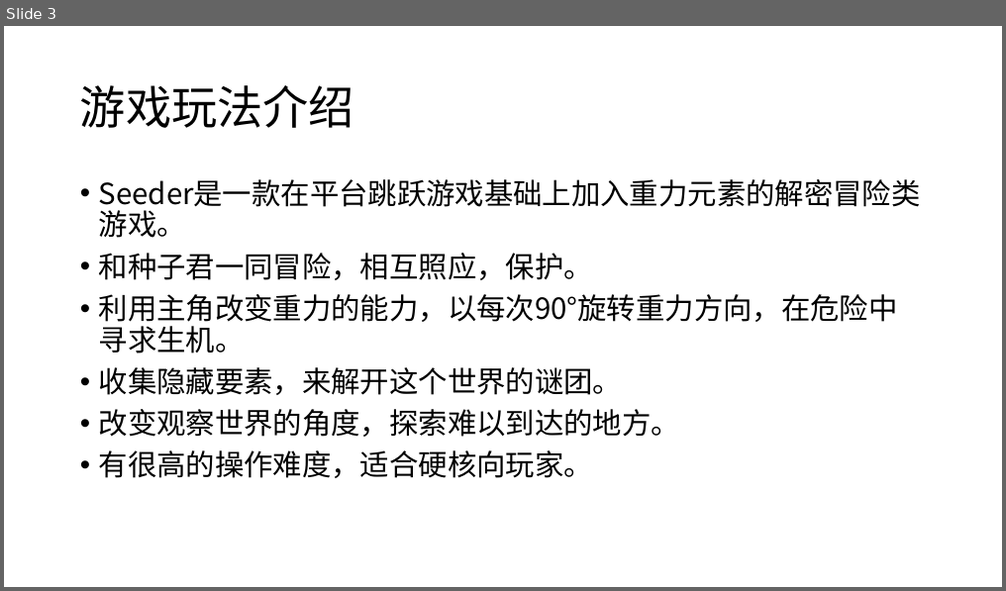
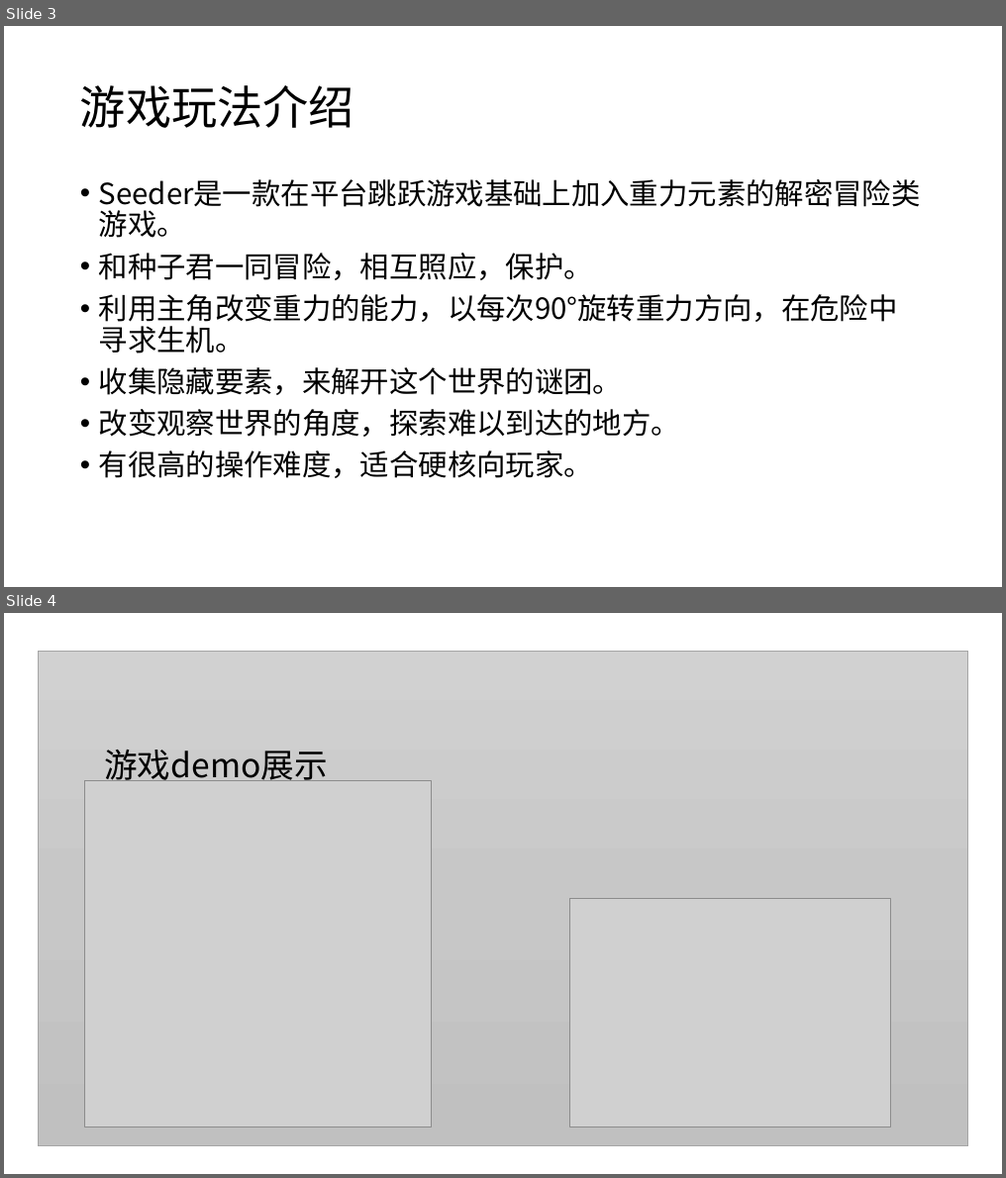
Before and after one commit to fracgames/fracgames.github.io, a slide deck: Presentation/Presentation.pptx. Shown one above the other, each under a label of ours: slide 3 before the commit, slides 3 and 4 after it. The pictures are 1006x591 and 1006x1178 pixels, drawn with LibreOffice and Linux fonts; fonts in the diff are those of the drawing; grey boxes stand for pictures. Boxes give left, top, right and bottom in pixels: in the first picture for what was removed or moved away, otherwise in the second. Text is boxed around its words. In the diff, an @@ line names an element or a change of style, - is before the commit and + after.

```diff
--- a/Presentation/Presentation.pptx
+++ b/Presentation/Presentation.pptx
@@ slide 4 added at (4,613,1002,1174), background #FFFFFF @@
@@ rectangle added at (39,651,968,1146), fill gradient #D2D2D2 to #C8C8C8 to #C0C0C0, outline #A5A5A5 0.5 pt @@
@@ title added at (104,750,328,781), 32 pt, text #000000 @@
+游戏demo展示
@@ picture added at (85,780,432,1128) @@
@@ picture added at (570,898,891,1128) @@
```
Also in this commit, not shown: 7 slides changed, 2 other slides added, 1 slide removed.
